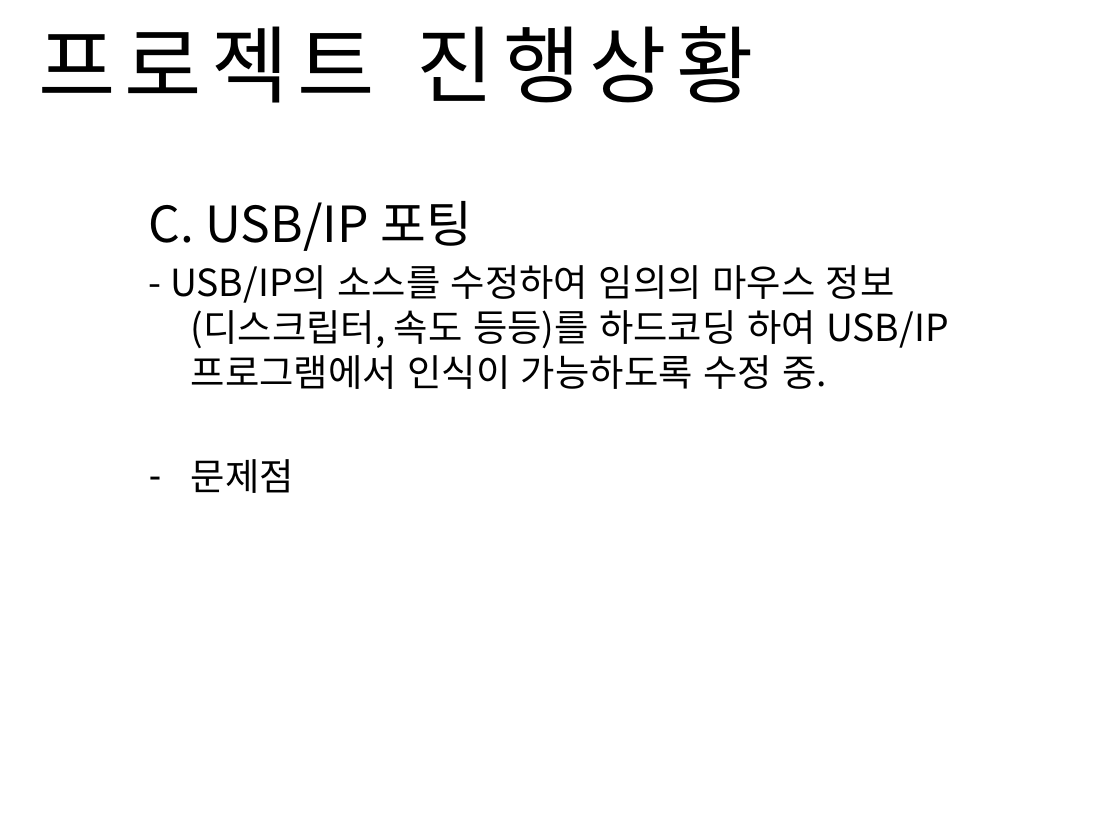
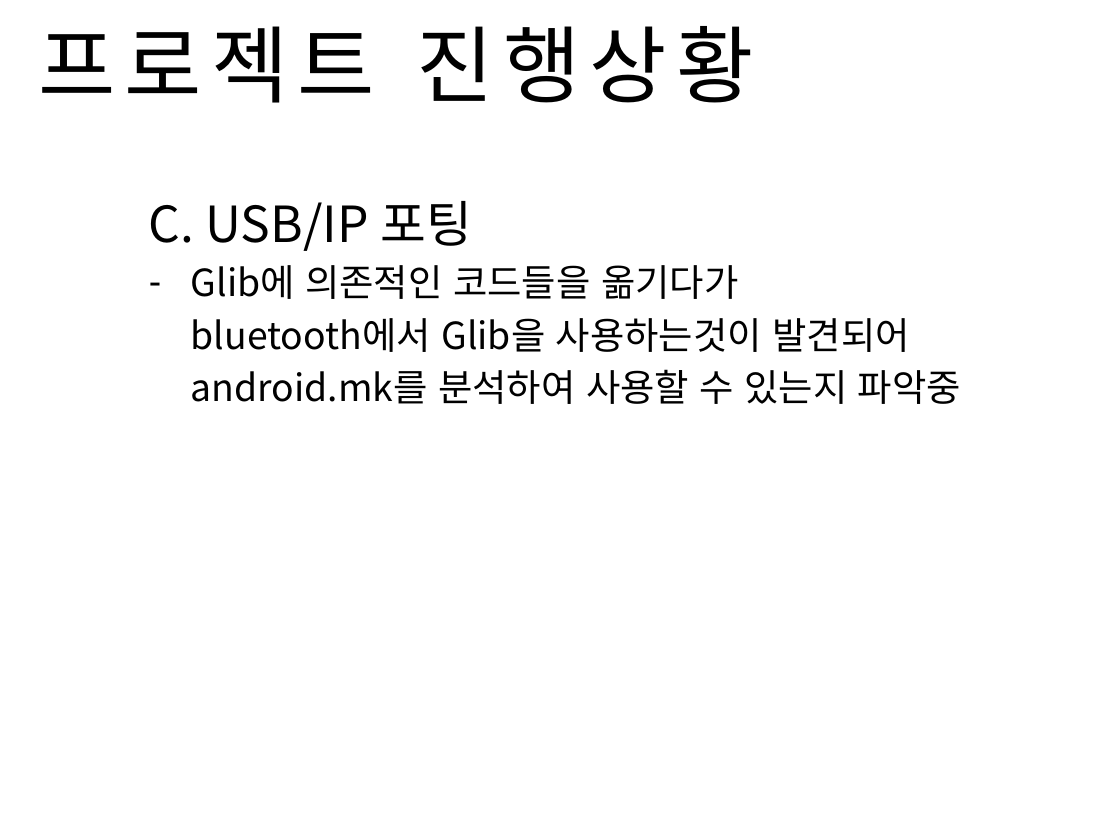
Before and after one commit to Sanghyun-Lee/Android-USB, a slide deck: slide 4 of Documents/presentation doc/0516presentation.pptx. Drawn at 1120x840 pixels with LibreOffice and Linux fonts; fonts in the diff are those of the drawing; background and template pictures are left out. Boxes give left, top, right and bottom in pixels: in the first picture for what was removed or moved away, otherwise in the second. Text is boxed around its words. In the diff, an @@ line names an element or a change of style, - is before the commit and + after.

```diff
--- a/Documents/presentation doc/0516presentation.pptx
+++ b/Documents/presentation doc/0516presentation.pptx
@@ text at (191, 265, 961, 404): text changed @@
-- USB/IP의 소스를 수정하여 임의의 마우스 정보(디스크립터, 속도 등등)를 하드코딩 하여 USB/IP 프로그램에서 인식이 가능하도록 수정 중.
-– 문제점
+– Glib에 의존적인 코드들을 옮기다가
+bluetooth에서 Glib을 사용하는것이 발견되어
+android.mk를 분석하여 사용할 수 있는지 파악중
```
Also in this commit, not shown: 2 other slides changed, 2 other files.
